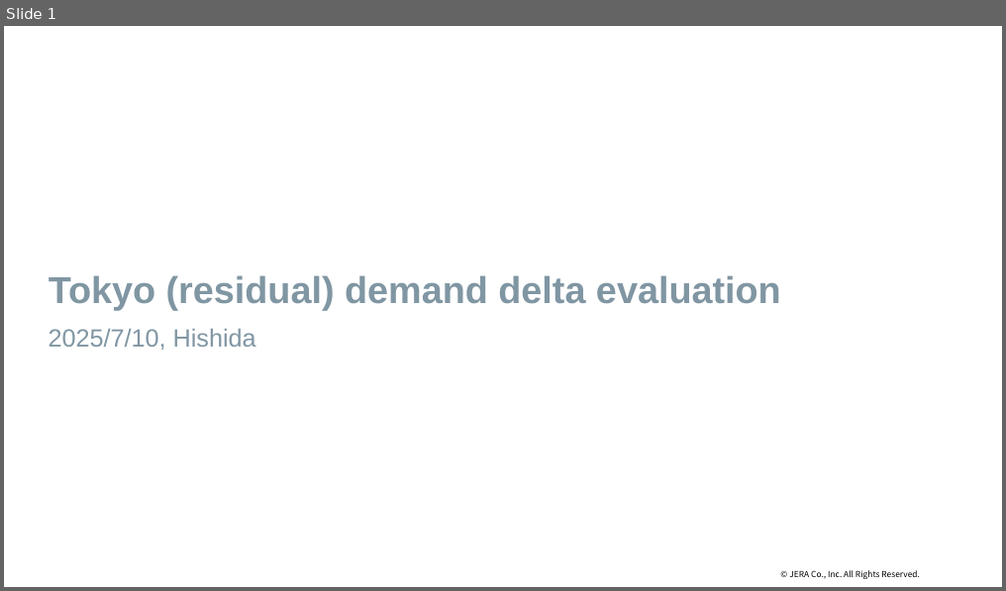
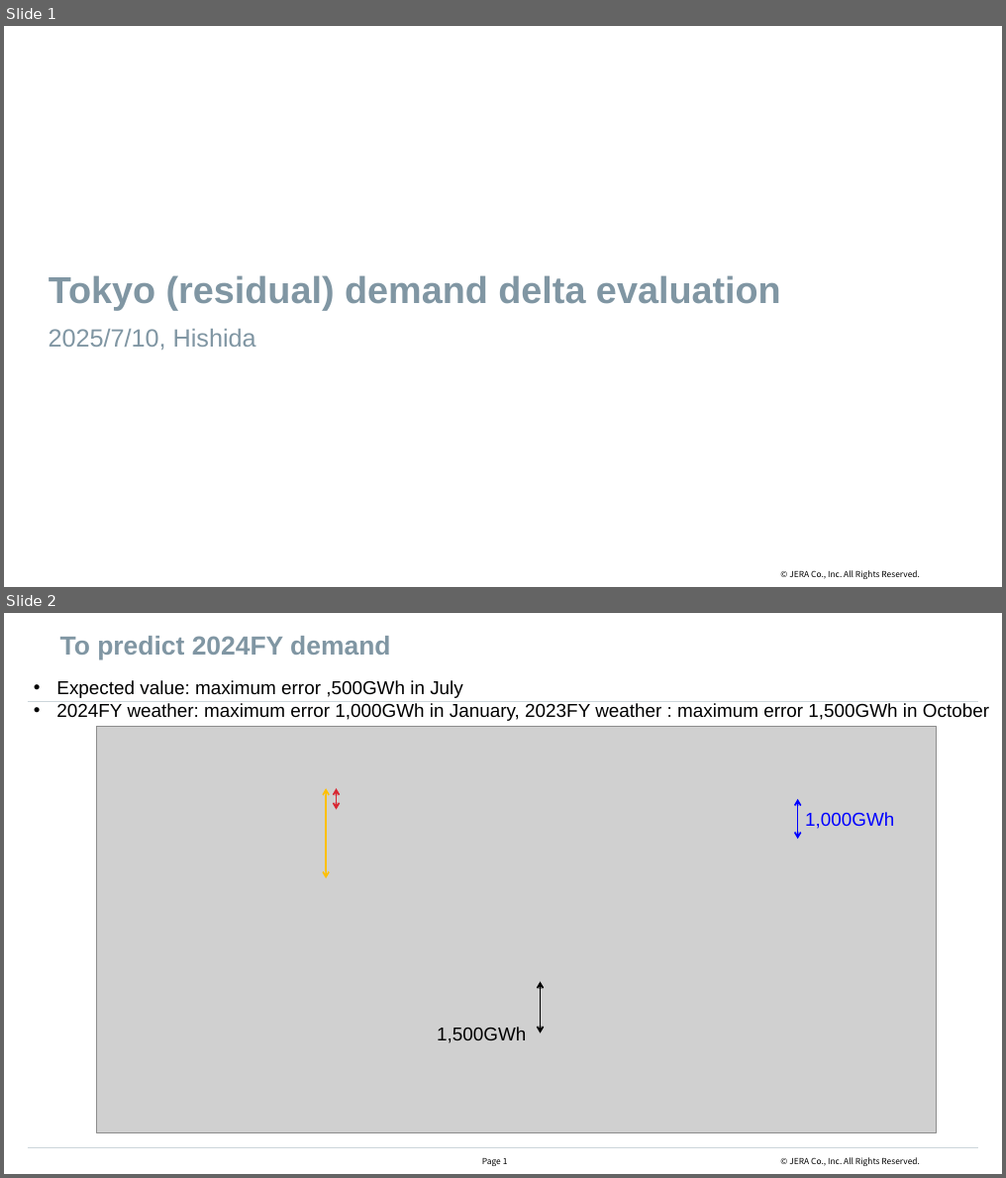
Before and after one commit to hhishida-jera/EvaluateDelta, a slide deck: TokyoResults/250710_TokyoResults_delta.pptx. Shown one above the other, each under a label of ours: slide 1 before the commit, slides 1 and 2 after it. The pictures are 1006x591 and 1006x1178 pixels, drawn with LibreOffice and Linux fonts; fonts in the diff are those of the drawing; grey boxes stand for pictures; background and template pictures are left out. Boxes give left, top, right and bottom in pixels: in the first picture for what was removed or moved away, otherwise in the second. Text is boxed around its words. In the diff, an @@ line names an element or a change of style, - is before the commit and + after.

```diff
--- a/TokyoResults/250710_TokyoResults_delta.pptx
+++ b/TokyoResults/250710_TokyoResults_delta.pptx
@@ slide 2 added at [4, 613, 1002, 1174], background #FFFFFF; not listed: 1 template element that a slide beside it also shows @@
@@ title added at [60, 636, 390, 661], 25.2 pt, text #8096A3, bold @@
+To predict 2024FY demand
@@ text added at [56, 680, 989, 721], 18 pt, text #000000 @@
+• Expected value: maximum error ,500GWh in July
+• 2024FY weather: maximum error 1,000GWh in January, 2023FY weather : maximum error 1,500GWh in October
@@ line added from (27, 702) to (979, 702), #CCD5DA 1 pt @@
@@ picture added at [97, 726, 937, 1133] @@
@@ double arrow added from (326, 788) to (326, 878), #FFC000 1.5 pt @@
@@ double arrow added from (337, 788) to (337, 810), #D82531 1.5 pt @@
@@ double arrow added from (798, 799) to (798, 839), #0000FF 1.5 pt @@
@@ text added at [805, 812, 894, 829], 18 pt, text #0000FF @@
+1,000GWh
@@ double arrow added from (540, 982) to (540, 1034), #000000 1.5 pt @@
@@ text added at [437, 1027, 526, 1044], 18 pt, text #000000 @@
+1,500GWh
@@ line added from (27, 1149) to (979, 1149), #CCD5DA 1 pt @@
@@ page number added at [482, 1158, 508, 1166], 8 pt, text #000000 @@
+Page 1
```
Also in this commit, not shown: 2 slides changed.
